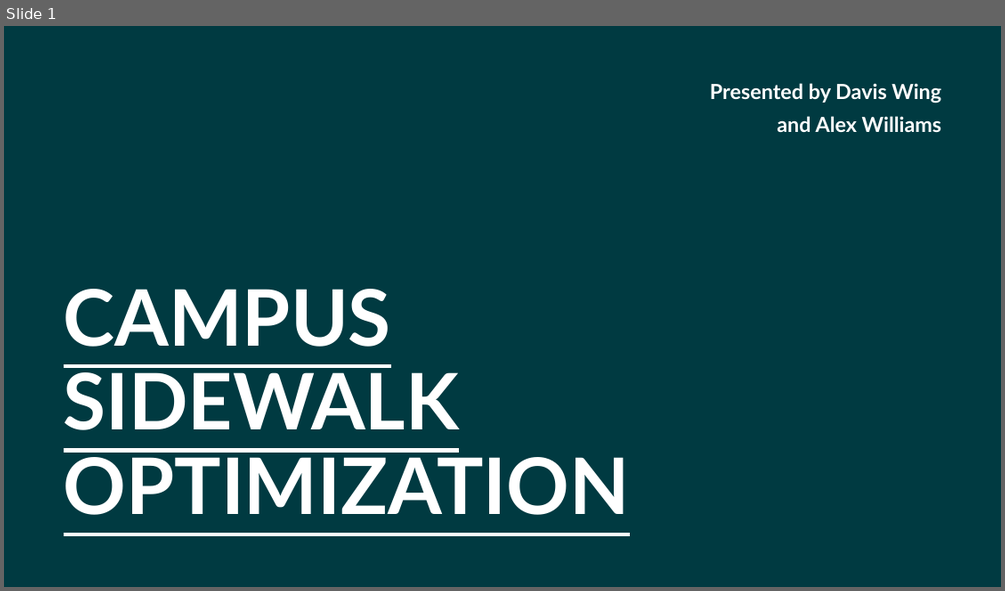
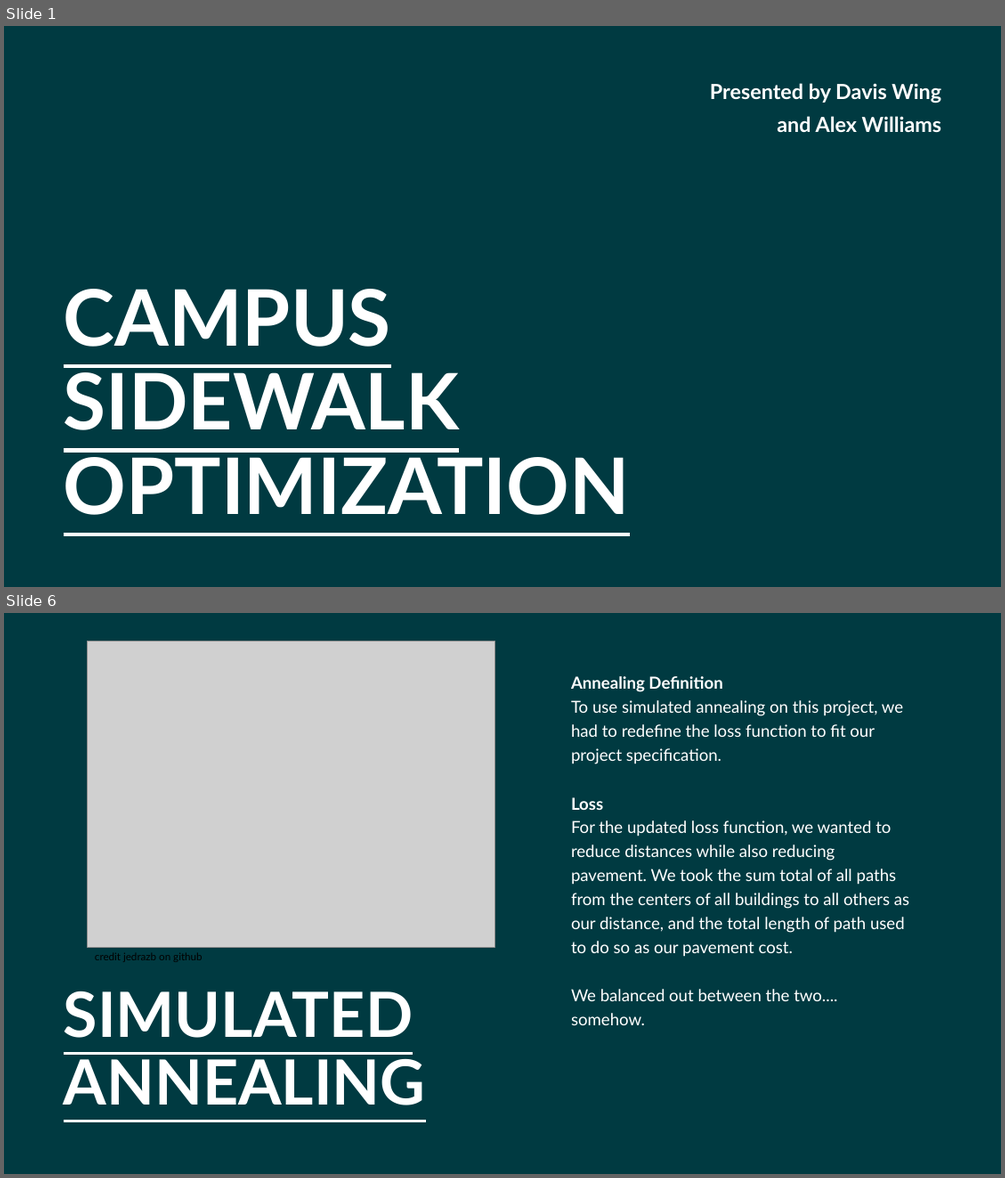
Before and after one commit to AleRicWil/OptProj2026, a slide deck: presentation.pptx. Shown one above the other, each under a label of ours: slide 1 before the commit, slides 1 and 6 after it; the slides between them are not shown. The pictures are 1005x591 and 1005x1178 pixels, drawn with LibreOffice and Linux fonts; fonts in the diff are those of the drawing; grey boxes stand for pictures. Boxes give left, top, right and bottom in pixels: in the first picture for what was removed or moved away, otherwise in the second. Text is boxed around its words. In the diff, an @@ line names an element or a change of style, - is before the commit and + after.

```diff
--- a/presentation.pptx
+++ b/presentation.pptx
@@ slide 6 added at box(4, 613, 1001, 1174), background #003A41 @@
@@ picture added at box(88, 641, 495, 948) @@
@@ text added at box(571, 676, 909, 1025), 16 pt, text #FFFFFF @@
+Annealing Definition
+To use simulated annealing on this project, we had to redefine the loss function to fit our project specification.
+Loss
+For the updated loss function, we wanted to reduce distances while also reducing pavement. We took the sum total of all paths from the centers of all buildings to all others as our distance, and the total length of path used to do so as our pavement cost.
+We balanced out between the two.... somehow.
@@ text added at box(95, 953, 202, 962), 10 pt, text #000000 @@
+credit jedrazb on github
@@ title added at box(64, 991, 426, 1105), 60 pt, text #FFFFFF, bold, underline @@
+SIMULATED ANNEALING
```
Also in this commit, not shown: 2 slides changed, 6 other slides added, 8 slides removed, 6 other files.
